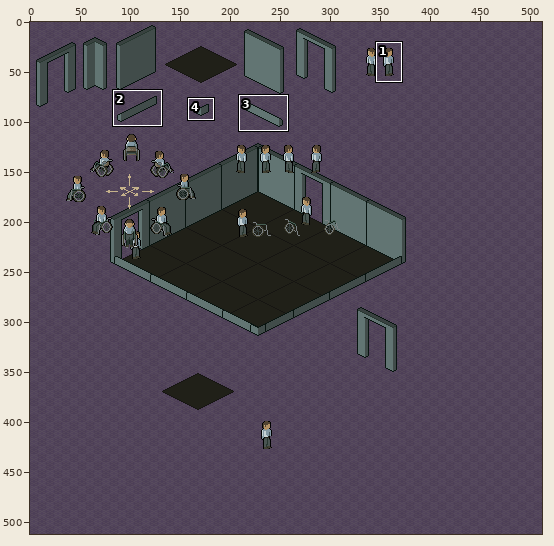
Pixel-art file, stored at assets/img/isometrictest1.aseprite. Above: a wide view before the commit, with the close-up outlined.
Close-up. Before the edit:
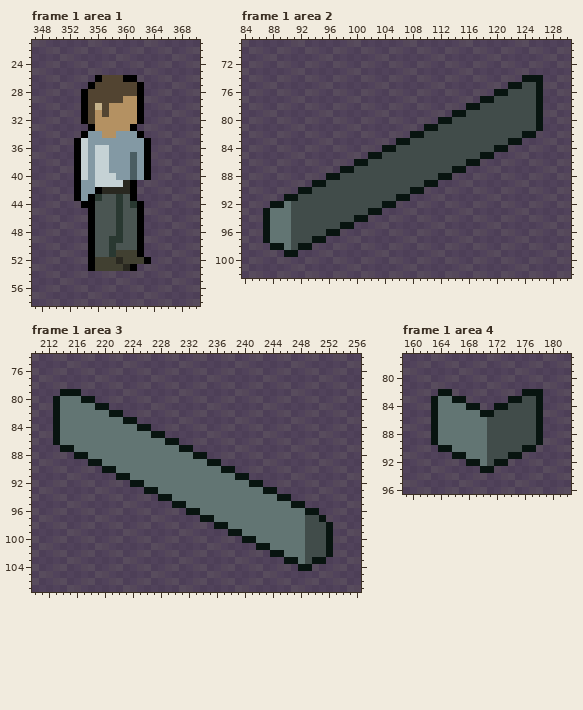
512x512 pixels, 3 frames. Colours within 5 levels of each other are drawn and written as one. Shown: frame 1 area 1: x 347..370, y 21..58; frame 1 area 2: x 84..130, y 69..102; frame 1 area 3: x 210..256, y 74..107; frame 1 area 4: x 159..182, y 77..96. The commit also changed other frames or places, which this record leaves out.
After:
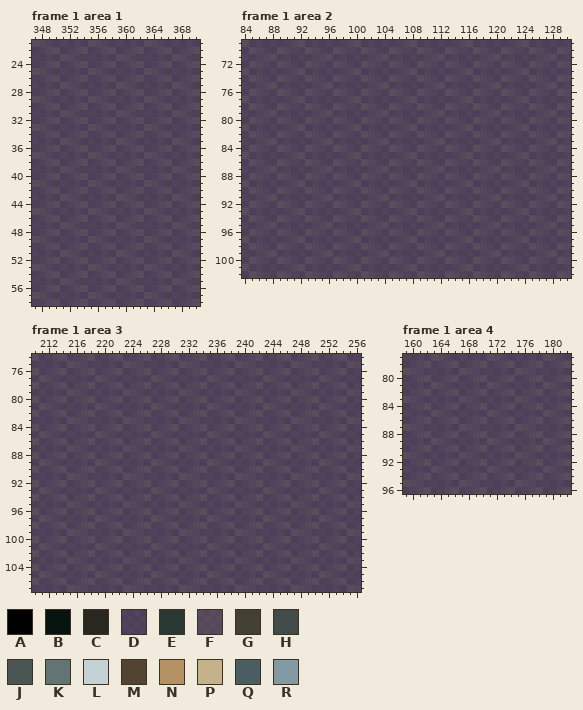
Palette (. is transparent): A #000000  B #081410  C #292820  D #241b2fb8  E #293831  F #362e3ac2  G #414031  H #414c4a  J #4a5552  K #627573  L #c5d2d5  M #524431  N #b49162  P #c5b28b  Q #4a5d62  R #8399a4
Edits made:
layer "test22" now hidden
Changed rows in their new state; - is an unchanged pixel.
Frame 1 area 1:
first column x 353:
26 ---DFFDDF--
27 --DDDDFFDD-
28 -FDDFFDDFF-
29 -DFFDDDDDD-
30 -FDDFFDDFF-
31 -DDDDDFFDD-
32 -FDDFFDDFF-
33 --FFDDDDD--
34 -FDDFFDDFF-
35 DDDDDDFFDDD
36 FFDDFFDDFFD
37 DDFFDDDDDDF
38 FFDDFFDDFFD
39 DDDDDDFFDDD
40 FFDDFFDDFFD
41 DDFFDDDDD--
42 FFDDFFDDF--
43 DDDDDDFFD--
44 -FDDFFDDFF-
45 --FFDDDDDD-
46 --DDFFDDFF-
47 --DDDDFFDD-
48 --DDFFDDFF-
49 --FFDDDDDD-
50 --DDFFDDFF-
51 --DDDDFFDD-
52 --DDFFDDFFD
53 --FFDDDDD--
Frame 1 area 2:
first column x 87:
 74 -------------------------------------DFF
 75 -----------------------------------DDDDD
 76 ---------------------------------DFFDDFF
 77 -------------------------------DDDDDFFDD
 78 -----------------------------DFFDDFFDDFF
 79 ---------------------------DDDDDFFDDDDDD
 80 -------------------------DFFDDFFDDFFDDFF
 81 -----------------------DDDDDFFDDDDDDFFDD
 82 ---------------------DFFDDFFDDFFDDFFDDF-
 83 -------------------DDDDDFFDDDDDDFFDDD---
 84 -----------------DFFDDFFDDFFDDFFDDF-----
 85 ---------------DDDDDFFDDDDDDFFDDD-------
 86 -------------DFFDDFFDDFFDDFFDDF---------
 87 -----------DDDDDFFDDDDDDFFDDD-----------
 88 ---------DFFDDFFDDFFDDFFDDF-------------
 89 -------DDDDDFFDDDDDDFFDDD---------------
 90 -----DFFDDFFDDFFDDFFDDF-----------------
 91 ---DDDDDFFDDDDDDFFDDD-------------------
 92 -DFFDDFFDDFFDDFFDDF---------------------
 93 DDDDFFDDDDDDFFDDD-----------------------
 94 DDFFDDFFDDFFDDF-------------------------
 95 FFDDDDDDFFDDD---------------------------
 96 DDFFDDFFDDF-----------------------------
 97 DDDDFFDDD-------------------------------
 98 -DFFDDF---------------------------------
 99 ---DD-----------------------------------
Frame 1 area 3:
first column x 213:
 79 -DFF------------------------------------
 80 FFDDFF----------------------------------
 81 DDDDDDFF--------------------------------
 82 FFDDFFDDFF------------------------------
 83 DDFFDDDDDDFF----------------------------
 84 FFDDFFDDFFDDFF--------------------------
 85 DDDDDDFFDDDDDDFF------------------------
 86 FFDDFFDDFFDDFFDDFF----------------------
 87 -DFFDDDDDDFFDDDDDDFF--------------------
 88 ---DFFDDFFDDFFDDFFDDFF------------------
 89 -----DFFDDDDDDFFDDDDDDFF----------------
 90 -------DFFDDFFDDFFDDFFDDFF--------------
 91 ---------DFFDDDDDDFFDDDDDDFF------------
 92 -----------DFFDDFFDDFFDDFFDDFF----------
 93 -------------DFFDDDDDDFFDDDDDDFF--------
 94 ---------------DFFDDFFDDFFDDFFDDFF------
 95 -----------------DFFDDDDDDFFDDDDDDFF----
 96 -------------------DFFDDFFDDFFDDFFDDFF--
 97 ---------------------DFFDDDDDDFFDDDDDDF-
 98 -----------------------DFFDDFFDDFFDDFFDD
 99 -------------------------DFFDDDDDDFFDDDD
100 ---------------------------DFFDDFFDDFFDD
101 -----------------------------DFFDDDDDDFF
102 -------------------------------DFFDDFFDD
103 ---------------------------------DFFDDD-
104 -----------------------------------DF---
Frame 1 area 4:
first column x 163:
82 -DF----------DFF
83 DDDDF------DFFDD
84 DDFFDDF--DFFDDFF
85 FFDDDDDDFFDDDDDD
86 DDFFDDFFDDFFDDFF
87 DDDDFFDDDDDDFFDD
88 DDFFDDFFDDFFDDFF
89 FFDDDDDDFFDDDDDD
90 -DFFDDFFDDFFDDF-
91 ---DFFDDDDDDF---
92 -----DFFDDF-----
93 -------DF-------
Pixel boxes of the changes (left, top, right, bottom) in both close-ups:
changed: (74, 75, 151, 271)
changed: (263, 75, 543, 257)
changed: (53, 389, 333, 571)
changed: (431, 389, 543, 473)
